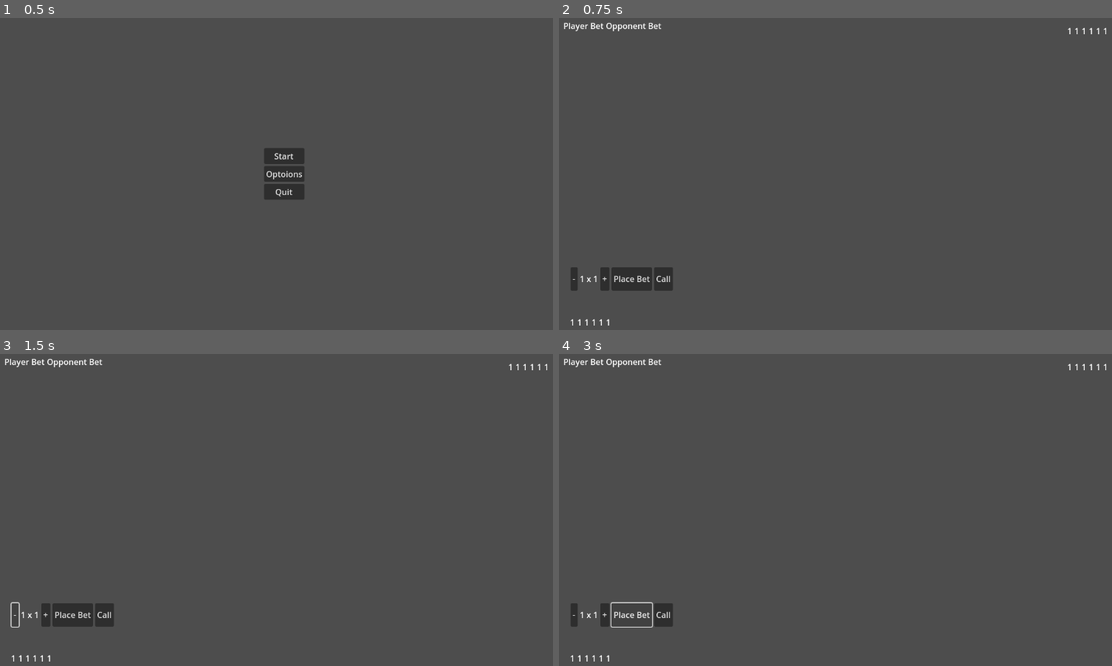
Above: before the commit, frames 1-4 (two rows, left to right).
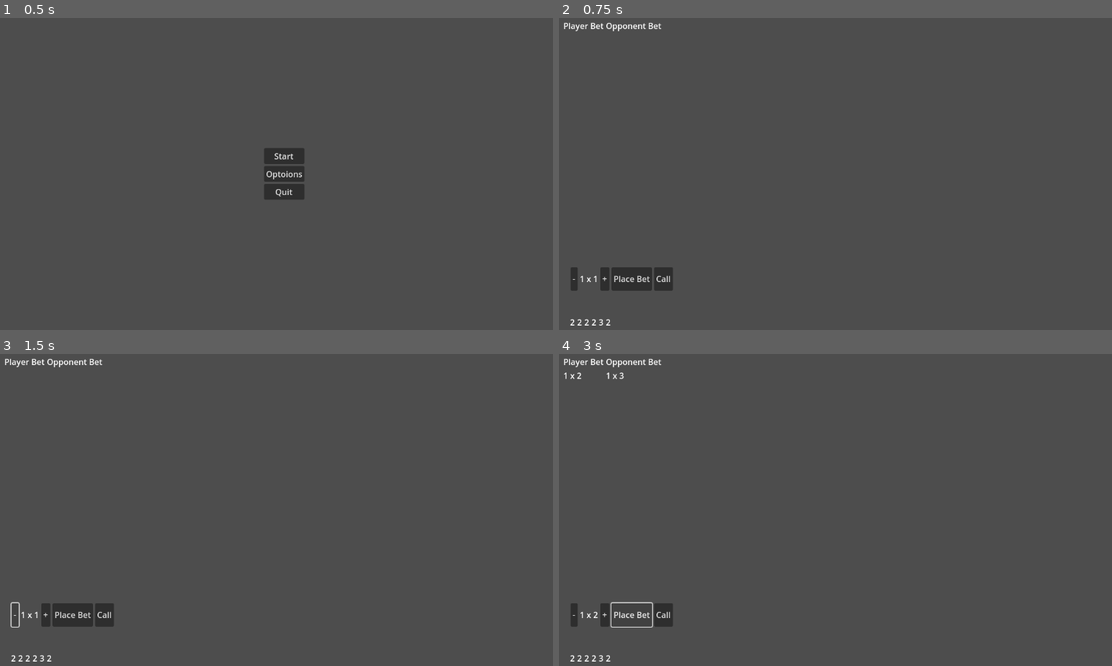
Above: after the commit, the same moments.

Repository: Oozolz/LiarsDice
Game: Godot game, scene res://main_menu.tscn
Two runs of this game, one before a commit and one after it. Both use one fixed random seed, a clock stepped at 60 frames per second and the inputs below.
Inputs:
- Up to frame 1 (0.5 s): no input
- Up to frame 2 (0.75 s): click "Start" at 0.5 s
- Up to frame 3 (1.5 s): click "-" at 1.25 s
- Up to frame 4 (3 s): click "+" at 2 s; click "Place Bet" at 2.75 s

Frame 1 is identical in both runs. In frame 2, 0.1% of the frame differs, in the area x 2-99%, y 3-99%; in frame 3, 0.1%; in frame 4, 0.2%, in the area x 0-99%, y 3-99%.

Commit message:
fixed import

Diff:
--- a/liarsdice/prototype.tscn
+++ b/liarsdice/prototype.tscn
@@ -1,6 +1,6 @@
 [gd_scene load_steps=2 format=3 uid="uid://dvtaty8ka3yxd"]
 
-[ext_resource type="Script" uid="uid://cmg1y0wqi40go" path="res://control.gd" id="1_gxbh7"]
+[ext_resource type="Script" uid="uid://cs8o36lniyrgw" path="res://prototype.gd" id="1_gxbh7"]
 
 [node name="Prototype" type="Control"]
 layout_mode = 3
